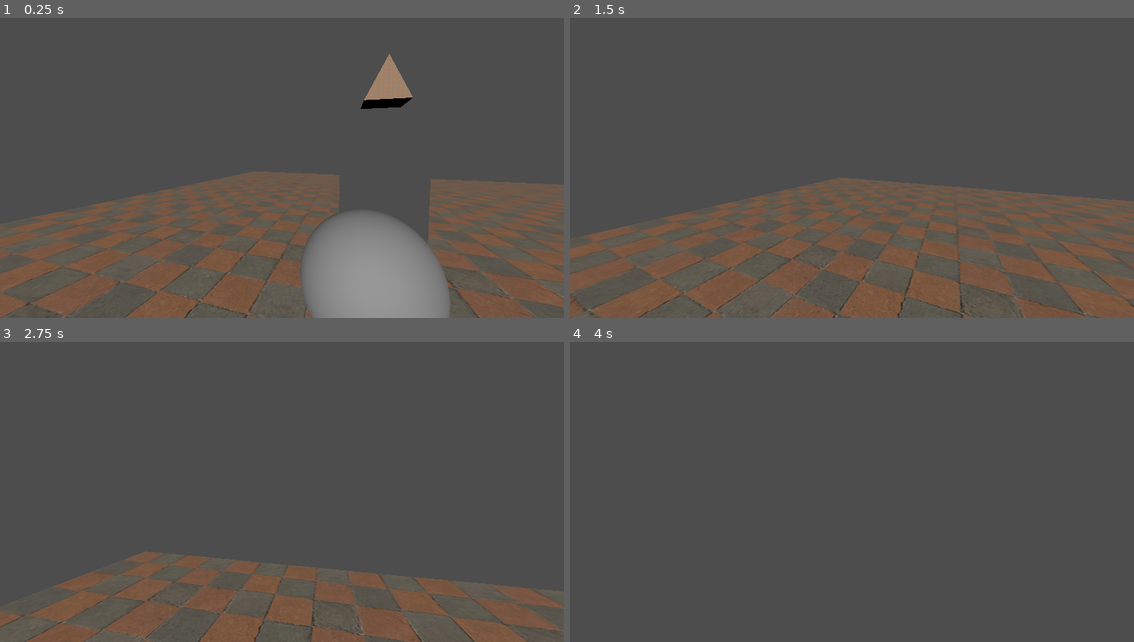
Above: before the commit, frames 1-4 (two rows, left to right).
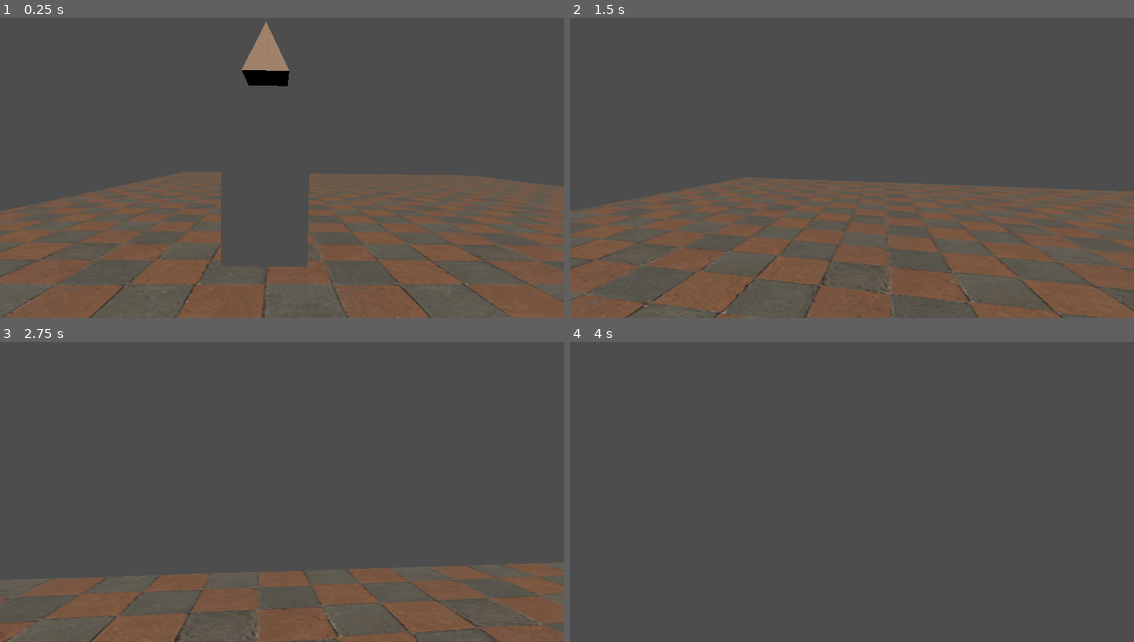
Above: after the commit, the same moments.

Repository: AnckerStudios/doors
Game: Godot game, scene res://scenes/Scene 1.tscn
Same seed, same stepped clock (60 frames per second), same inputs: the game is played once before the commit and once after it.
Inputs (mouse positions are in pixels of both pictures, inside the frame that each line leads up to):
- Up to frame 1 (0.25 s): no input
- Up to frame 2 (1.5 s): tap Enter (ui_accept) at 0.5, 0.77 s; move the mouse to (880, 159) at 0.52 s; hold W (key_up) from 0.53 s (still down); move the mouse to (823, 162) at 1.27 s
- Up to frame 3 (2.75 s): keep holding W (key_up); tap Enter (ui_accept) at 1.52 s; move the mouse to (293, 477) at 2.02 s
- Up to frame 4 (4 s): keep holding W (key_up); move the mouse to (846, 489) at 2.77 s; tap Enter (ui_accept) at 3.02, 3.5, 3.77 s; move the mouse to (891, 489) at 3.52 s

The runs differ from the first frame. In frame 1, 23% of the frame differs, in the area x 0-100%, y 1-100%; in frame 2, 15%; in frame 3, 9.8%; in frame 4, nothing differs.

Commit message:
Починил камеру портала (вроде)

Diff:
--- a/props/door1.tscn
+++ b/props/door1.tscn
@@ -1,7 +1,6 @@
-[gd_scene load_steps=6 format=3 uid="uid://dgeackiuu2bov"]
+[gd_scene load_steps=5 format=3 uid="uid://dgeackiuu2bov"]
 
 [ext_resource type="Script" path="res://scripts/door1.gd" id="1_fi1y0"]
-[ext_resource type="Material" uid="uid://ig32uvo4gmbn" path="res://materials/cameraViewportMaterial.tres" id="1_sofdp"]
 [ext_resource type="Material" uid="uid://dl0gqsy5a4kmw" path="res://materials/checkered_floor.tres" id="3_5a2e0"]
 
 [sub_resource type="PrismMesh" id="PrismMesh_pdw7a"]
@@ -15,7 +14,6 @@
 [node name="CSGBox3D" type="CSGBox3D" parent="."]
 transform = Transform3D(1, 0, 0, 0, 2, 0, 0, 0, 0.2, 0, 0, 0)
 layers = 8
-material_override = ExtResource("1_sofdp")
 
 [node name="SubViewport" type="SubViewport" parent="."]
 
--- a/props/testCube/testCube.tscn
+++ b/props/testCube/testCube.tscn
@@ -1,22 +1,19 @@
-[gd_scene load_steps=6 format=3 uid="uid://du602qgfx8elf"]
+[gd_scene load_steps=5 format=3 uid="uid://du602qgfx8elf"]
 
-[ext_resource type="Texture2D" uid="uid://emj4xi1d770u" path="res://textures/testCube/testCube_blue.png" id="1_2o7vo"]
 [ext_resource type="Script" path="res://scripts/testCube/testCube.gd" id="1_ci8b4"]
+[ext_resource type="Material" uid="uid://4mvyk7pyms40" path="res://materials/cube_material.tres" id="2_sw0sp"]
 
-[sub_resource type="BoxMesh" id="BoxMesh_8fgc8"]
+[sub_resource type="QuadMesh" id="QuadMesh_2niv3"]
 
-[sub_resource type="StandardMaterial3D" id="StandardMaterial3D_iml5o"]
-albedo_texture = ExtResource("1_2o7vo")
-uv1_scale = Vector3(3, 2, 1)
-
-[sub_resource type="BoxShape3D" id="BoxShape3D_yo6u2"]
+[sub_resource type="BoxShape3D" id="BoxShape3D_b8kgl"]
 
 [node name="TestCube" type="RigidBody3D"]
 script = ExtResource("1_ci8b4")
 
 [node name="MeshInstance3D" type="MeshInstance3D" parent="."]
-mesh = SubResource("BoxMesh_8fgc8")
-surface_material_override/0 = SubResource("StandardMaterial3D_iml5o")
+material_override = ExtResource("2_sw0sp")
+mesh = SubResource("QuadMesh_2niv3")
 
 [node name="CollisionShape3D" type="CollisionShape3D" parent="."]
-shape = SubResource("BoxShape3D_yo6u2")
+transform = Transform3D(1, 0, 0, 0, 1, 0, 0, 0, 0.02, 0, 0, 0)
+shape = SubResource("BoxShape3D_b8kgl")
--- a/scenes/Scene 1.tscn
+++ b/scenes/Scene 1.tscn
@@ -10,10 +10,6 @@
 [sub_resource type="BoxShape3D" id="BoxShape3D_5loge"]
 
 [sub_resource type="BoxMesh" id="BoxMesh_ijj6p"]
-
-[sub_resource type="PrismMesh" id="PrismMesh_1v5lq"]
-
-[sub_resource type="SphereMesh" id="SphereMesh_w6d3h"]
 
 [node name="Scene1" type="Node3D"]
 script = ExtResource("1_ob8hp")
@@ -41,37 +37,20 @@
 mesh = SubResource("BoxMesh_ijj6p")
 skeleton = NodePath("../CollisionShape3D")
 
-[node name="Door" parent="." instance=ExtResource("1_ix44n")]
-transform = Transform3D(1, 0, 0, 0, 1, 0, 0, 0, 1, -3.24185, 1.39773, -8.69039)
-
-[node name="Door2" parent="." instance=ExtResource("1_ix44n")]
-transform = Transform3D(0.450878, 0, 0.892586, 0, 1, 0, -0.892586, 0, 0.450878, 0, 1.7076, 4.32783)
-
 [node name="Player" parent="." instance=ExtResource("1_7xdhy")]
-transform = Transform3D(0.959039, -0.0248178, 0.282185, 0.0145982, 0.999161, 0.0382611, -0.282897, -0.0325745, 0.958597, -3.51255, 1.5004, -5.33375)
+transform = Transform3D(0.999653, -0.0137453, -0.0224615, 0.0145982, 0.999161, 0.0382611, 0.0219175, -0.0385757, 0.999016, -3.61181, 1.5004, -5.21556)
 
 [node name="DirectionalLight3D" type="DirectionalLight3D" parent="."]
 transform = Transform3D(1, 0, 0, 0, 0.927986, 0.372615, 0, -0.372615, 0.927986, 0, 4.57469, 7.79151)
 
-[node name="cube" type="StaticBody3D" parent="."]
-
-[node name="CollisionShape3D" type="CollisionShape3D" parent="cube"]
-shape = SubResource("BoxShape3D_5loge")
-
-[node name="MeshInstance3D" type="MeshInstance3D" parent="cube/CollisionShape3D"]
-transform = Transform3D(1, 0, 0, 0, 0.999842, -0.0177665, 0, 0.0177665, 0.999842, -0.774016, 1.36081, 4.80615)
-mesh = SubResource("PrismMesh_1v5lq")
-
-[node name="sphere" type="StaticBody3D" parent="."]
-transform = Transform3D(1, 0, 0, 0, 1, 0, 0, 0, 1, 0, 2.29188, 0)
-
-[node name="CollisionShape3D" type="CollisionShape3D" parent="sphere"]
-shape = SubResource("BoxShape3D_5loge")
-
-[node name="MeshInstance3D" type="MeshInstance3D" parent="sphere/CollisionShape3D"]
-transform = Transform3D(1, 0, 0, 0, 0.999842, -0.0177665, 0, 0.0177665, 0.999842, -3.52008, -1.26402, -7.51787)
-mesh = SubResource("SphereMesh_w6d3h")
-
 [node name="TestCube" parent="." instance=ExtResource("6_igut6")]
 transform = Transform3D(1, 0, 0, 0, 1, 0, 0, 0, 1, 0.939169, 2.85384, -8.09085)
 color = "Green"
+
+[node name="Door" parent="." node_paths=PackedStringArray("other_portal") instance=ExtResource("1_ix44n")]
+transform = Transform3D(-0.982444, 0, 0.186558, 0, 1, 0, -0.186558, 0, -0.982444, 0, 1.2579, 4.94084)
+other_portal = NodePath("../Door2")
+
+[node name="Door2" parent="." node_paths=PackedStringArray("other_portal") instance=ExtResource("1_ix44n")]
+transform = Transform3D(-0.999949, 0, 0.0101228, 0, 1, 0, -0.0101228, 0, -0.999949, -3.7761, 1.63372, -8.21968)
+other_portal = NodePath("../Door")
--- a/scripts/door1.gd
+++ b/scripts/door1.gd
@@ -8,7 +8,11 @@
 @export var other_portal : Node3D = self;
 @export var cull_layer : int = 4
 
+@onready var camera_shader = preload("res://shaders/cameraViewportSample.gdshader")
 func _ready():
+	var material = ShaderMaterial.new()
+	material.shader = camera_shader
+	box.material_override = material
 
 	box.material_override.set_shader_parameter("texture_albedo", viewport.get_texture())
 	box.set_layer_mask_value(1, false)
@@ -29,7 +33,6 @@
 	portal_camera.fov = player_camera.fov
 
 	portal_camera.cull_mask = player_camera.cull_mask
-	portal_camera.set_cull_mask_value(other_portal.cull_layer, false)
 
 	viewport.size = get_viewport().get_visible_rect().size
 	viewport.msaa_3d = get_viewport().msaa_3d
--- a/shaders/baseShader.gdshader
+++ b/shaders/baseShader.gdshader
@@ -5,6 +5,6 @@
 }
 
 void fragment() {
-	vec2 uv = vec2(UV.x * 1.5, UV.y);
+	vec2 uv = vec2(UV.x, UV.y);
 	ALBEDO = texture(base_texture, uv * scale).xyz;
 }
Not shown: 1 places in materials/cameraViewportMaterial.tres that only renumber resources
Not shown: 1 places in scenes/Scene 1.tscn that only renumber resources
